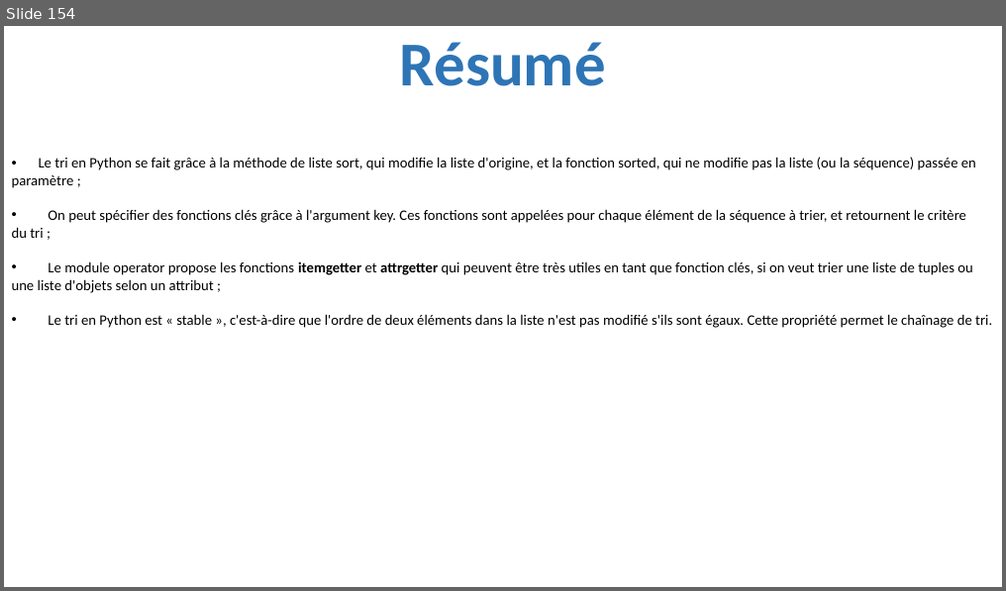
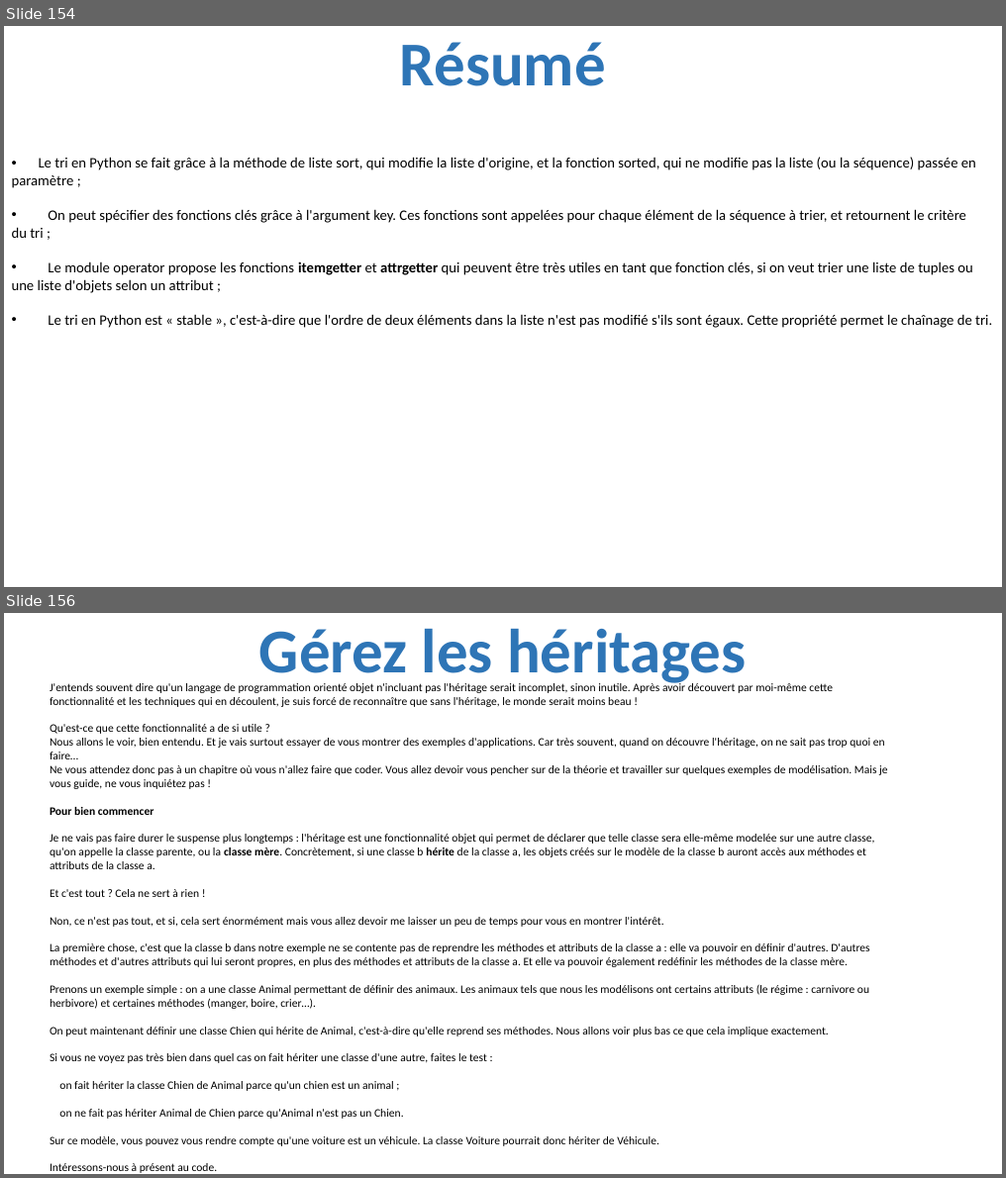
Before and after one commit to julienPalleau/PythonDoc, a slide deck: Python-resume.pptx. Shown one above the other, each under a label of ours: slide 154 before the commit, slides 154 and 156 after it; the slides between them are not shown. The pictures are 1006x591 and 1006x1178 pixels, drawn with LibreOffice and Linux fonts; fonts in the diff are those of the drawing. Boxes give left, top, right and bottom in pixels: in the first picture for what was removed or moved away, otherwise in the second. Text is boxed around its words. In the diff, an @@ line names an element or a change of style, - is before the commit and + after.

```diff
--- a/Python-resume.pptx
+++ b/Python-resume.pptx
@@ slide 156 added at box(4, 613, 1002, 1174), background #FFFFFF @@
@@ title added at box(259, 628, 746, 688), 60 pt, text #2E75B6, bold @@
+Gérez les héritages
@@ text added at box(50, 681, 887, 1173), 11 pt, text #000000 @@
+J'entends souvent dire qu'un langage de programmation orienté objet n'incluant pas l'héritage serait incomplet, sinon inutile. Après avoir découvert par moi-même cette fonctionnalité et les techniques qui en découlent, je suis forcé de reconnaître que sans l'héritage, le monde serait moins beau !
+Qu'est-ce que cette fonctionnalité a de si utile ?
+Nous allons le voir, bien entendu. Et je vais surtout essayer de vous montrer des exemples d'applications. Car très souvent, quand on découvre l'héritage, on ne sait pas trop quoi en faire…
+Ne vous attendez donc pas à un chapitre où vous n'allez faire que coder. Vous allez devoir vous pencher sur de la théorie et travailler sur quelques exemples de modélisation. Mais je vous guide, ne vous inquiétez pas !
+Pour bien commencer
+Je ne vais pas faire durer le suspense plus longtemps : l'héritage est une fonctionnalité objet qui permet de déclarer que telle classe sera elle-même modelée sur une autre classe, qu'on appelle la classe parente, ou la classe mère. Concrètement, si une classe b hérite de la classe a, les objets créés sur le modèle de la classe b auront accès aux méthodes et attributs de la classe a.
+Et c'est tout ? Cela ne sert à rien !
+Non, ce n'est pas tout, et si, cela sert énormément mais vous allez devoir me laisser un peu de temps pour vous en montrer l'intérêt.
+La première chose, c'est que la classe b dans notre exemple ne se contente pas de reprendre les méthodes et attributs de la classe a : elle va pouvoir en définir d'autres. D'autres méthodes et d'autres attributs qui lui seront propres, en plus des méthodes et attributs de la classe a. Et elle va pouvoir également redéfinir les méthodes de la classe mère.
+Prenons un exemple simple : on a une classe Animal permettant de définir des animaux. Les animaux tels que nous les modélisons ont certains attributs (le régime : carnivore ou herbivore) et certaines méthodes (manger, boire, crier…).
+On peut maintenant définir une classe Chien qui hérite de Animal, c'est-à-dire qu'elle reprend ses méthodes. Nous allons voir plus bas ce que cela implique exactement.
+Si vous ne voyez pas très bien dans quel cas on fait hériter une classe d'une autre, faites le test :
+on fait hériter la classe Chien de Animal parce qu'un chien est un animal ;
+on ne fait pas hériter Animal de Chien parce qu'Animal n'est pas un Chien.
+Sur ce modèle, vous pouvez vous rendre compte qu'une voiture est un véhicule. La classe Voiture pourrait donc hériter de Véhicule.
+Intéressons-nous à présent au code.
```
Also in this commit, not shown: 12 other slides added.
